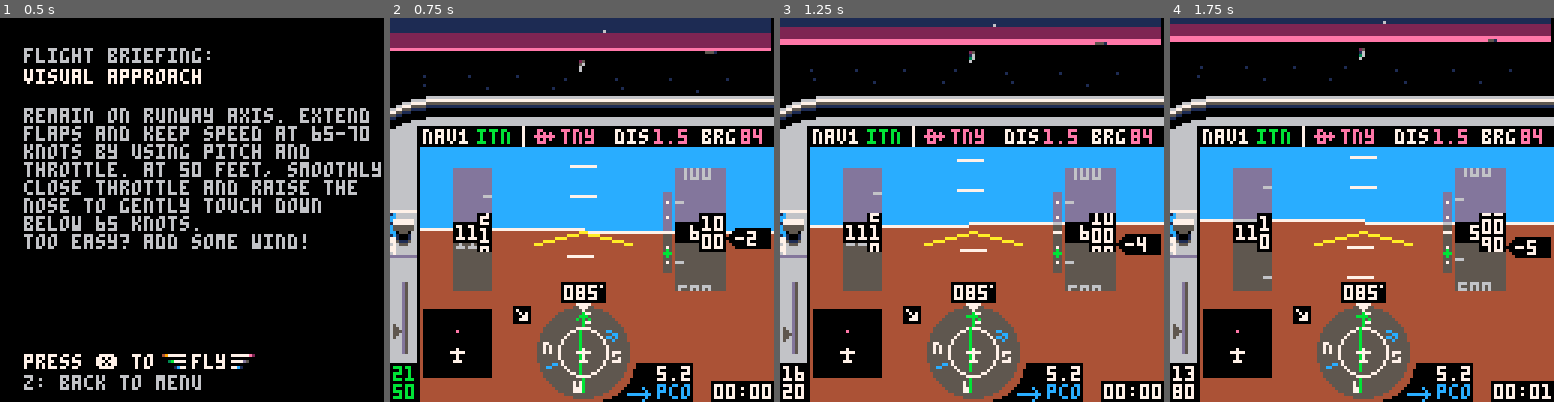
Above: before the commit, frames 1-4 (left to right).
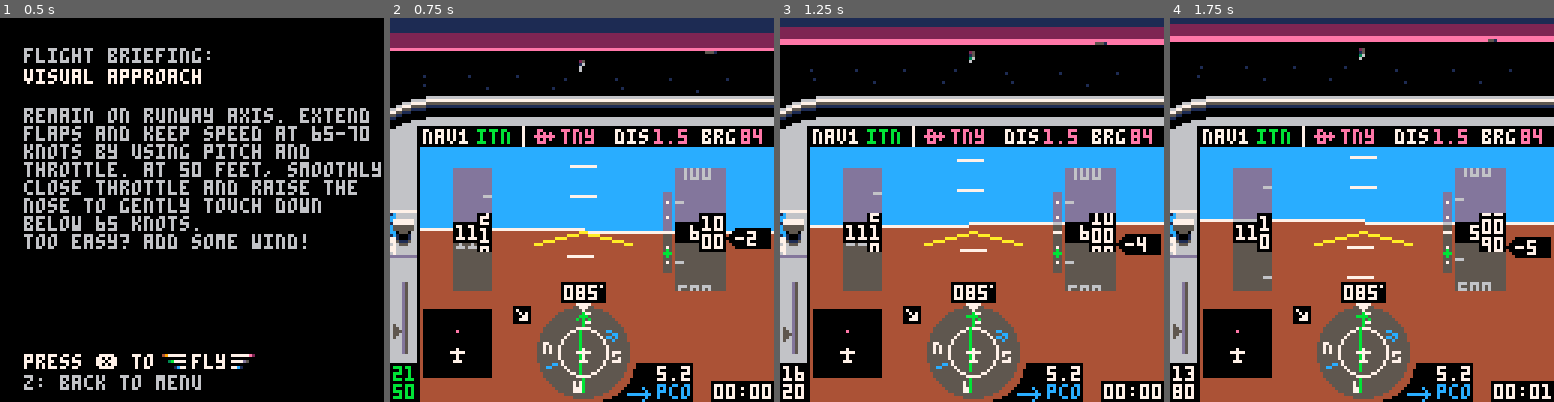
Above: after the commit, the same moments.

Repository: freds72/tiny_sim
Game: PICO-8 cartridge carts/tinysim.p8
Two runs of this game, one before a commit and one after it. Both use one fixed random seed, a clock stepped at 60 frames per second and the inputs below.
Inputs:
- Up to frame 1 (0.5 s): tap X (X key) at 0.33 s
- Up to frame 2 (0.75 s): tap X (X key) at 0.7 s
- Up to frame 3 (1.25 s): tap O (Z key) at 1.07 s
- Up to frame 4 (1.75 s): tap X (X key) at 1.43 s

Frame 1 is identical in both runs. In frame 2, less than 0.1% of the frame differs, in the area x 49-100%, y 0-13%; in frame 3, less than 0.1%; in frame 4, less than 0.1%.

Commit message:
fixed incorrect clip of far lines fixed right cockpit alignment removed bloom sort misc token optimizations

Diff:
--- a/carts/tinysim.p8
+++ b/carts/tinysim.p8
@@ -101,7 +101,7 @@
   end
 end
 
-local world=json_parse'{"scenarios":[{"name":"visual approac …(3752 unchanged characters)… p","args":[]},{"fn":"map","args":[17,0,-5,26,27,3]},{"fn":"map","args":[32,3,115,50,2,10]},{"fn":"spr","args":[21,101,12 …(1070 unchanged characters)…
+local world=json_parse'{"scenarios":[{"name":"visual approac …(3752 unchanged characters)… p","args":[]},{"fn":"map","args":[17,0,-4,26,27,3]},{"fn":"map","args":[32,3,116,50,2,10]},{"fn":"spr","args":[21,101,12 …(1070 unchanged characters)…
 -- dither pattern 4x4 kernel
 local dither_pat=json_parse'[0xffff.8,0x7fff.8,0x7fdf.8,0x5fdf.8,0x5f5f.8,0x5b5f.8,0x5b5e.8,0x5a5e.8,0x5a5a.8,0x1a5a.8,0x1a4a.8,0x0a4a.8,0x0a0a.8,0x020a.8,0x0208.8,0x0000.8]'
 
@@ -298,13 +298,10 @@
       local wind=wx[wnd].dir
       relwind=heading-wind[1]
       relwind=(relwind+180)%360-180
-      relh=-wind[2]*cos(relwind/360)
-      relc=wind[2]*sin(relwind/360)
+      local relh,relc=-wind[2]*cos(relwind/360),wind[2]*sin(relwind/360)
       groundspeed=sqrt((tas/10+relh/10)^2+(relc/10)^2) --avoid tas^2 overflow
       groundspeed=ceil(10*groundspeed)
-      wca=atan2(tas+relh,relc)*360
-      wca=(wca+180)%360-180
-      if(onground) wca=0
+      local wca=ongroud and 0 or (atan2(tas+relh,relc)*360+180)%360-180
       -- actual 2d velocity direction
       track=heading+wca
 
@@ -315,7 +312,7 @@
 
       -- calcdistbrg()
       local j=1
-      for l in all(db) do
+      for _,l in pairs(db) do
         local dy,dx=-(l.lat-lat)*0.01,(l.lon-lon)*0.01 --avoid overflow
         brg[j]=90+(atan2(dx,dy)*360)-heading
         brg[j]-=flr(brg[j]/360)*360
@@ -455,7 +452,7 @@
         circ(64,111,8,7)
         spr(19,62,95) --tick mark
         --cardinal directions
-        for l in all(nesw) do
+        for _,l in pairs(nesw) do
           local x,y=rotatepoint(l,hsic,-heading)
           spr(l[3],x-1,y-1)
         end
@@ -511,7 +508,7 @@
         end
 
         clip(34,50,8,41)
-        for v in all(vspeeds) do
+        for _,v in pairs(vspeeds) do
           spr(v.s,34,(ias-v.ias)*3+69)
         end
         clip()
@@ -594,20 +591,22 @@
         spr(flps==1 and 46 or 14,0,64,1,2)
 
         -- dispwind()
+								local s
         if onground then
-          spr(127,40,95)
+          s=127
         elseif relwind>=0 and relwind<90 then
-          spr(78,40,95)
+          s=78
         elseif relwind<=0 and relwind>-90 then
-          spr(79,40,95)
+          s=79
         elseif relwind>=90 and relwind<180 then
-          spr(94,40,95)
+          s=94
         elseif relwind<=-90 and relwind>-180 then
-          spr(95,40,95)
+          s=95
         end
-
+							 spr(s,40,95)
       elseif menu==2 then
        drawmap(lat,lon,heading)
+
        -- clip included in rcockpit
        drawstatic(world.rcockpit)
        print(db[dto].name,16,37,14)
@@ -693,11 +692,11 @@
 function drawmap(lat,lon,hdg)
  local dx,dy=scalemap(lon,lat)
  -- 58/87 are screen center coords for moving map
- clip(0,43,117,85)
+ clip(0,43,118,85)
  camera(-58+dx,-87+dy)
  map(34,0,-33,-128,47,31)
 
- for l in all(db) do
+ for _,l in pairs(db) do
   local name,angle,x,y=l.name,l.angle,scalemap(l.lon,l.lat)
   x-=3 --correct for sprite size
   y-=3
@@ -829,9 +828,8 @@
 	 elseif menu==3 then
 	  drawbriefing()
 	 else
-	 	cls()
- 		clip(0,0,127,40)
-   -- 3d
+	  cls()
+ 		-- 3d
    local ceiling=wx[wnd].ceiling
 	  draw_ground(ceiling)
 	  zbuf_draw()
@@ -841,10 +839,11 @@
 
    -- perf monitor!
    --[[
-   local cpu=flr(100*stat(1)).."%"
+   local cpu=(flr(1000*stat(1))/10).."%"
    print(cpu,2,3,2)
    print(cpu,2,2,7)
    ]]
+
   end
   dispmessage()
 end
@@ -889,6 +888,8 @@
 
 -- zbuffer (kind of)
 local znear=0.25
+local clipplanes2=json_parse'[[0.707,0,-0.707,0.1767],[-0.707,0,-0.707,0.1767],[0,0.707,-0.707,0.1767],[0,-0.707,-0.707,0.1767],[0,0,-1,-0.25]]'
+
 function zbuf_draw()
 	local objs={}
 
@@ -904,11 +905,9 @@
 	for i=1,#objs do
 		local d=objs[i]
   if d.kind==3 then
-			-- front clip plane only
-			project_poly(plane_poly_clip({0,0,-1},{0,0,znear},d.v),d.c)
+			project_poly(d.v,d.c)
 		else
-  	local r=d.r or min(3,-24/d.key)
-		 circfillt(d.x,d.y,r,light_shades[d.c])
+  	circfillt(d.x,d.y,d.r,light_shades[d.c])
  	end
  end
 end
@@ -997,7 +996,8 @@
  local d=v_dot(safe_pos,safe_pos)
 
  -- lod selection
- model=model.lods[d>0.25 and 2 or 1]
+ local lodid=min(#model.lods,d>0.25 and 2 or 1)
+ model=model.lods[lodid]
 
  -- reset collision groups
  local groups={}
@@ -1024,9 +1024,12 @@
       -- at least one point within viewport?
       if(a[3]>znear) viz=true
      end
- 		  add(vertices,a)
-		  end
-			 if(viz) add(out,{key=-64*#f.vi/z,v=vertices,c=f.c,kind=3})
+ 		  vertices[#vertices+1]=a
+    end
+    if viz then
+     vertices=plane_poly_clip({0,0,-1,-0.25},vertices)
+     if(#vertices>2) add(out,{key=-64*#f.vi/z,v=vertices,c=f.c,kind=3})
+    end
    else
     groups[f.gid]+=1
    end
@@ -1051,12 +1054,12 @@
     local a,b=p[ak],p[bk]
     -- not in cache?
     if not a then
-      local v=cam:modelview(m,model.v[ak])
-      a,p[ak]=v,v
+     local v=cam:modelview(m,model.v[ak])
+     a,p[ak]=v,v
     end
     if not b then
-      local v=cam:modelview(m,model.v[bk])
-      b,p[bk]=v,v
+     local v=cam:modelview(m,model.v[bk])
+     b,p[bk]=v,v
     end
 
     if e.kind==1 then -- papi light?
@@ -1074,47 +1077,69 @@
       add(out,{r=r/2,key=-w0,x=x0,y=y0,c=c})
      end
     elseif e.kind==0 then -- lightline?
-      -- line clipping aginst near cam plane
+
+ 			a[4],b[4]=0,e.n
+     local v={a,b,a}
+		  for i=1,#clipplanes2 do
+			  if(#v<2) break
+			  v=plane_poly_clip(clipplanes2[i],v)
+    end
+    a,b=v[1],v[2]
+
+
+      --[[ line clipping aginst near cam plane
       -- swap end points
       -- simplified sutherland-atherton
       -- inlined for speed
-      local az,bz=a[3],b[3]
-      if(az<bz) a,b,az,bz=b,a,bz,az
-      local den,t,viz=az-bz,1
-      if az>znear and bz<znear then
-       t=(az-znear)/den
-       if t>=0 and t<=1 then
-         -- intersect pos
-         local s=make_v(a,b)
-         v_scale(s,t)
-         v_add(s,a)
-         -- in-place out
-         b=s
+   			local t,viz=1,true
+   			local planes={{-1,-600,1},{1,600,1},{-1,0.25,3}}
+      for k=1,#planes do
+       local dir,zdist,id=planes[k][1],planes[k][2],planes[k][3]
+       if(viz==false) break
+       local az,bz=a[id],b[id]
+       if(dir*az>dir*bz) a,b,az,bz=b,a,bz,az
+    			-- znear=max(0.25,cam_pos[2])
+       if dir*az<dir*zdist then
+        -- crossing plane?
+        if dir*bz>dir*zdist then
+         --assert(az-bz>=0,az.."/"..bz)
+	        t=(az-zdist)/(az-bz)
+ 	       -- intersect pos
+  	      local s=make_v(a,b)
+   	     v_scale(s,t)
+    	    v_add(s,a)
+     	   b=s
+      	  c=8
+       	else
+         c=11
+        end
+       else
+        viz=false
        end
-       viz=true
-      elseif bz>znear then
-       viz=true
       end
-
-      -- hide light glare at low angle
-      -- dot(cam up, up) --> 0,180 degrees
-      -- *20 --> 0,9 degrees
-      -- todo: explicit 'bloom' figure
-      if viz then
-       local p0,p1=cam:project2d(a),cam:project2d(b)
-       local bloom=lerp(24,12,mid(-20*cam.m[7],0,1))
-       lightline(p0[1],p0[2],p1[1],p1[2],c,0,p0[3],t*e.n,p1[3],bloom,e.scale,out)
-      end
+      ]]
+
+     -- hide light glare at low angle
+     -- dot(cam up, up) --> 0,180 degrees
+     -- *20 --> 0,9 degrees
+     -- todo: explicit 'bloom' figure
+     if #v>2 then
+      local p0,p1=cam:project2d(a),cam:project2d(b)
+      local bloom=lerp(24,12,mid(-20*cam.m[7],0,1))
+      lightline(p0[1],p0[2],p1[1],p1[2],c,p0[4],p0[3],p1[4],p1[3],bloom,e.scale,out)
+     end
     end
 	end
 end
 
 -- sutherland-hodgman clipping
-function plane_poly_clip(n,p,v)
+-- n.p is pre-multiplied in n[4]
+function plane_poly_clip(n,v)
 	local dist,allin={},0
-	for i=1,#v do
-		dist[i]=v_dot(make_v(v[i],p),n)
-		if(dist[i]>0) allin+=1
+	for i,a in pairs(v) do
+		local d=n[4]-(a[1]*n[1]+a[2]*n[2]+a[3]*n[3])
+		if(d>0) allin+=1
+	 dist[i]=d
 	end
  -- early exit
 	if(allin==#v) return v
@@ -1124,17 +1149,18 @@
 	local v0,d0,v1,d1,t,r=v[#v],dist[#v]
  -- use local closure
  local clip_line=function()
-  local r,t=make_v(v0,v1),d0/(d0-d1)
-  v_scale(r,t)
-  v_add(r,v0)
-  if(v0[4]) r[4],r[5]=lerp(v0[4],v1[4],t),lerp(v0[5],v1[5],t)
-  add(res,r)
+ 	local r,t=make_v(v0,v1),d0/(d0-d1)
+ 	v_scale(r,t)
+ 	v_add(r,v0)
+ 	if(v0[4]) r[4]=lerp(v0[4],v1[4],t)
+ 	if(v0[5]) r[5]=lerp(v0[5],v1[5],t)
+ 	res[#res+1]=r
  end
 	for i=1,#v do
 		v1,d1=v[i],dist[i]
 		if d1>0 then
 			if(d0<=0) clip_line()
-			add(res,v1)
+			res[#res+1]=v1
 		elseif d0>0 then
    clip_line()
 		end
@@ -1193,7 +1218,7 @@
 	return c
 end
 
-local clipplanes=json_parse'[[0,0,1],[0,0,8],[0.707,0,-0.707],[0.25,0,0],[-0.707,0,-0.707],[-0.25,0,0],[0,0.707,-0.707],[0,0.25,0],[0,-0.707,-0.707],[0,-0.25,0],[0,0,-1],[0,0,0.25]]'
+local clipplanes=json_parse'[[0,0,1,8],[0.707,0,-0.707,0.1767],[-0.707,0,-0.707,0.1767],[0,0.707,-0.707,0.1767],[0,-0.707,-0.707,0.1767],[0,0,-1,-0.25]]'
 
 function draw_clouds(ceiling)
  local weather=wx[wnd]
@@ -1208,13 +1233,13 @@
    m_x_v(cam.m,v)
   end
  -- update far clip plane=horizon limit
- clipplanes[2][3]=weather.horiz
-	for i=1,#clipplanes,2 do
-	 cloudplane=plane_poly_clip(clipplanes[i],clipplanes[i+1],cloudplane)
+ clipplanes[1][4]=weather.horiz
+	for i=1,#clipplanes do
+	 cloudplane=plane_poly_clip(clipplanes[i],cloudplane)
 	end
-  tex_src=weather.tex
+ tex_src=weather.tex
 	color(cloudy<0 and 5 or 13)
-  project_texpoly(cloudplane)
+ project_texpoly(cloudplane)
 end
 
 function draw_ground(ceiling)
@@ -1260,7 +1285,8 @@
 		local p={0,-sky_gradient[i]/120,0}
 		if(horiz) p[2]+=cy
 		m_x_v(cam.m,p)
-		farplane=plane_poly_clip(n,p,farplane)
+		n[4]=v_dot(p,n)
+		farplane=plane_poly_clip(n,farplane)
 		fillp(sky_gradient[i+2])
   -- display
 		project_poly(farplane,sky_gradient[i+1])
@@ -1315,11 +1341,13 @@
  local light=function(x,y,u)
   if prevu and prevu!=u then
 			local col=sget(ramp+3*mid(scale*w0-u%2,0,1),c)
-   if(col!=0) pset(x,y,col)
-   -- avoid too many lights!
-   if bloom and w0>bloom then
-    add(out,{key=-w0,x=x,y=y,c=c})
-   end
+   if col!=0 then
+    pset(x,y,col)
+   	-- avoid too many lights!
+   	if bloom and w0>bloom then
+		 		circfillt(x,y,min(3,24/w0),light_shades[c])
+   	end
+  	end
   end
   u0+=du
   w0+=dw
@@ -1330,14 +1358,14 @@
   -- order points on y
   if(y0>y1) x0,y0,x1,y1,u0,u1,w0,w1=x1,y1,x0,y0,u1,u0,w1,w0
   w,h=x1-x0,y1-y0
-	 du,dw=(u1*w1-u0*w0)/h,(w1-w0)/h
+	 du,dw=(u1-u0)/h,(w1-w0)/h
 
   -- y-major
-  u0*=w0
+  -- u0*=w0
 	 if y0<0 then
 		 local t=-y0/h
 		 -- todo: unroll lerp
-	  x0,y0,u0,w0=x0+w*t,0,lerp(u0,u1*w1,t),lerp(w0,w1,t)
+	  x0,y0,u0,w0=x0+w*t,0,lerp(u0,u1,t),lerp(w0,w1,t)
 	  prevu=nil
   end
 
@@ -1349,14 +1377,14 @@
    -- x-major
 	  if(x0>x1) x0,y0,x1,y1,u0,u1,w0,w1=x1,y1,x0,y0,u1,u0,w1,w0
 	  w,h=x1-x0,y1-y0
-	  du,dw=(u1*w1-u0*w0)/w,(w1-w0)/w
-
-	  u0*=w0
+	  du,dw=(u1-u0)/w,(w1-w0)/w
+
+	  --u0*=w0
 	  if x0<0 then
 	    local t=-x0/w
 	    -- u is not linear
 	    -- u*w is
-	    x0,y0,u0,w0=0,y0+h*t,lerp(u0,u1*w1,t),lerp(w0,w1,t)
+	    x0,y0,u0,w0=0,y0+h*t,lerp(u0,u1,t),lerp(w0,w1,t)
 	    prevu=nil
 	  end
 
@@ -1731,9 +1759,9 @@
 4100000037bfc8404897100000014676666660ff666660ffd56660ffffffffffffc6369bfffffea6dfffffffdabfffff000666666666ffffff066666f000000f
 10000000236bb9646642000000001333666660ff666660ffd56660ffffffffffffe637bfffffffcbffffffffc89bafff000666666666ffffff066666f000000f
 01333112010255321000000000000000666660ff6666d0ffd56660fffffffffffff967adcdcdeb98ab9adffd87676adf000666666666ffffff066666ffffffff
-0336989818c8e9b70a08d70a0816189778f95858d9378619c837d8a90a2848180ac739999708f9a76629d7f699a848d9c879f809368847e968a837d91827b8b9
-19e89618380af98848399889e8c9c7180a5836c887795968794987d70af777d8c9683976c9c8a85779c6f7f9a7b8d997d70a0869289699f8370a581848080639
-59e83979b86619b786f8f89649572949192030c0b1f10320f6f38a04000407f38c04000407f38a04002405f38c04002405f38d04000407f38f04000407f38d04
+03278909f7d9e8a8e928e678a9764839a8e9e7a91997b619f6e97898e859c677e9b7b8e918b6891886f817685979661988678939a8e9e7b9e86729186628f968
+f709c9097856c679982668a8a8e93808f977a8c957480ae707b968e928a809c876f70af7d85949d6286676982937f876c8b856289816c74976280a08a8a90999
+09d8f65866c9f80827c9b707b9482949e63030c0b1f10320f6f38a04000407f38c04000407f38a04002405f38c04002405f38d04000407f38f04000407f38d04
 002405f38f04002405048004000407048204000407048004002405048204002405048304000407048504000407048304002405048504002405f3010400040004
 0f04000400f3010400d90c040f0400d90cf38404000407f38604000407f38404002405f38604002405f38704000407f38904000407f38704002405f389040024
 05048604000407048804000407048604002405048904000407048b04000407048904002405048b04002405f38104000407f38304000407f38104002405f38304
@@ -1767,7 +1795,9 @@
 33630090130a73830090e40a73930090020a83a30090130a0170820400872fcea1040036179dd60400044edd830400812851800400604692c80400f0f0e6cd04
 00b1bc672a0400b401952a0400c7b593090400183accce04007efc0c890400b7a8d2b90400eafe8aa80400caf03b6c0400f099d2de04009b1000000110200090
 210a30200090510a40300090610a60500090c00a80900090f10aa0900090110a10a00090b10a40500090f10a20f00090370aa0010090b60a90b00090d60a20c0
-0090b10aa0d00090910a90e00090130a70800090a10a60700090620a000000000000000000000000000000000000000000000000000000000000000000000000
+0090b10aa0d00090910a90e00090130a70800090a10a60700090620a4021d191f0101080560804005608560804000400040004000400040004005608b5f70400
+d50cb5f70400a50075fb0400a50075fb0400d50c00008010200090410a10400090410a20300090410a30400090410a50600090200a50800090200a6070009020
+0a70800090200a000000000000000000000000000000000000000000000000000000000000000000000000000000000000000000000000000000000000000000
 
 
 
Not shown, changed: carts/world.json
Not shown, changed: models/ground.blend
Not shown, changed: models/run_export.py
